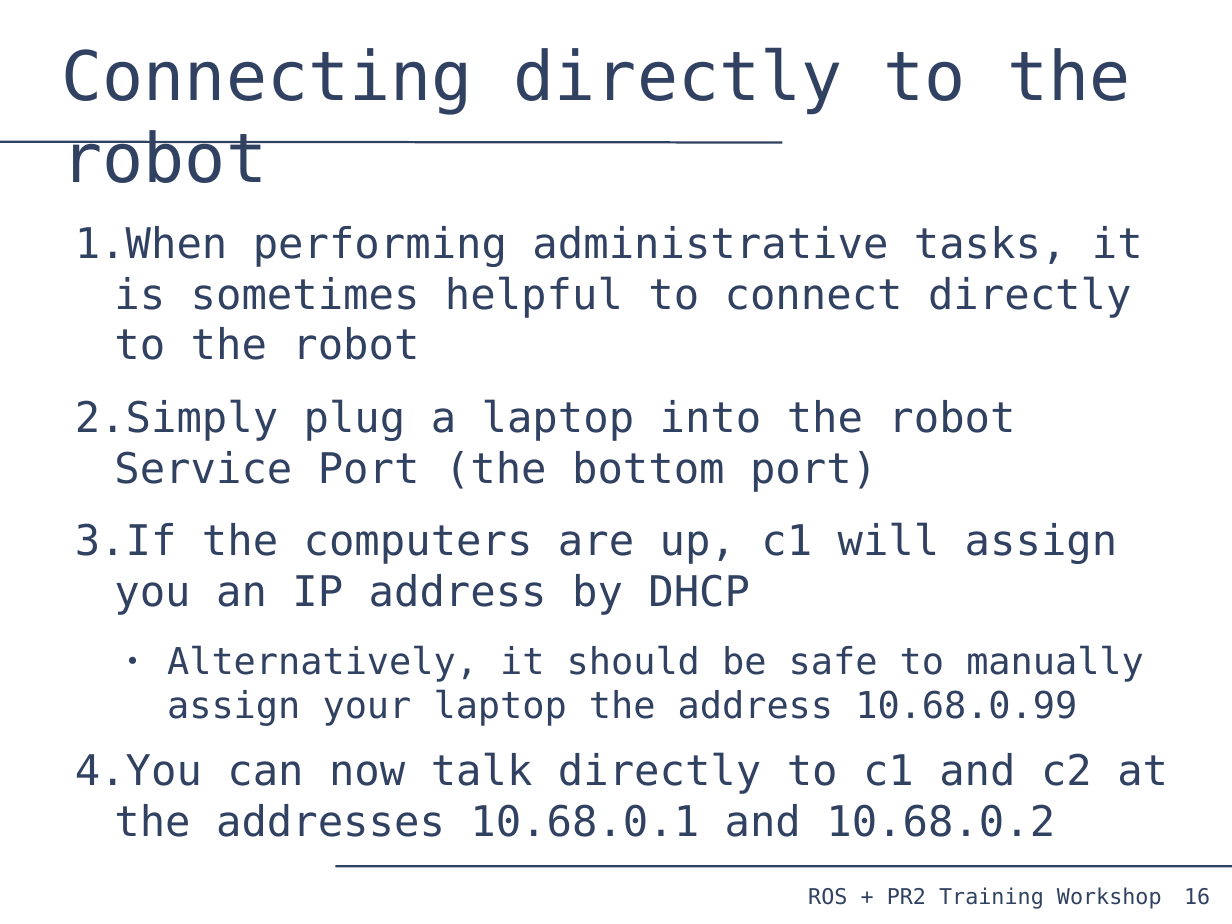
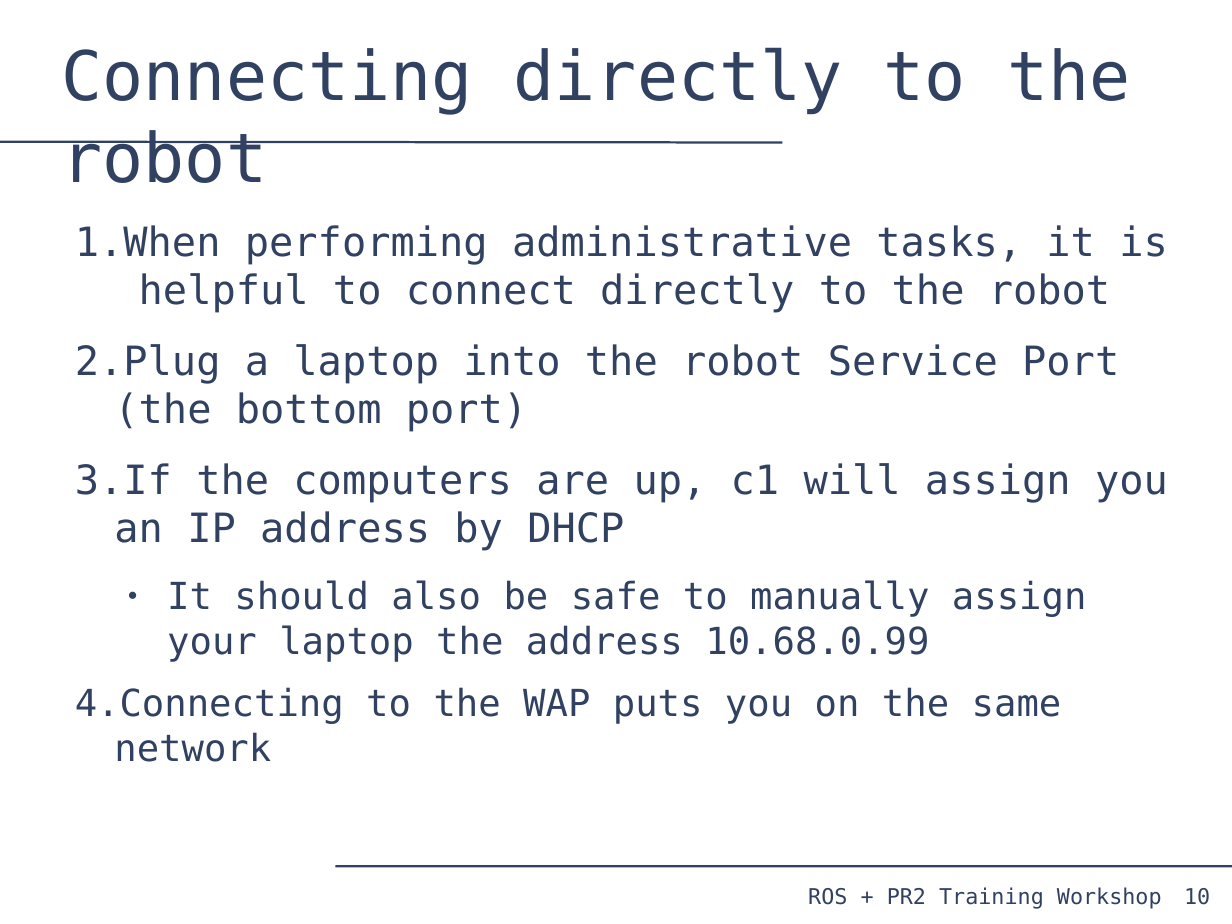
Before and after one commit to PR2/pr2_docs, a slide deck: slide 10 of pr2_training_workshop/pr2_sysadmin/pr2_syasdmin.odp (slide 16 before the commit). Drawn at 1232x924 pixels with LibreOffice and Linux fonts; fonts in the diff are those of the drawing. Boxes give left, top, right and bottom in pixels: in the first picture for what was removed or moved away, otherwise in the second. Text is boxed around its words. In the diff, an @@ line names an element or a change of style, - is before the commit and + after.

```diff
--- a/pr2_training_workshop/pr2_sysadmin/pr2_syasdmin.odp
+++ b/pr2_training_workshop/pr2_sysadmin/pr2_syasdmin.odp
@@ text at bbox=[75, 225, 1168, 432]: text changed; size 27.2 to 26 pt @@
-1. When performing administrative tasks, it is sometimes helpful to connect directly to the robot
-2. Simply plug a laptop into the robot Service Port (the bottom port)
+1. When performing administrative tasks, it is helpful to connect directly to the robot
+2. Plug a laptop into the robot Service Port (the bottom port)
@@ text at bbox=[75, 463, 1168, 551]: size 27.2 to 26 pt in "If the computers are up, c1 will ..." @@
@@ text at bbox=[75, 580, 1087, 762]: text changed; size 23.8 to 24 pt @@
-  ● Alternatively, it should be safe to manually assign your laptop the address 10.68.0.99
-4. You can now talk directly to c1 and c2 at the addresses 10.68.0.1 and 10.68.0.2
+  ● It should also be safe to manually assign your laptop the address 10.68.0.99
+4. Connecting to the WAP puts you on the same network
@@ page number at bbox=[1184, 888, 1210, 905]: text changed @@
-16
+10
```
Also in this commit, not shown: 11 other slides changed, 8 slides added, 1 slide removed, 1 other file.
